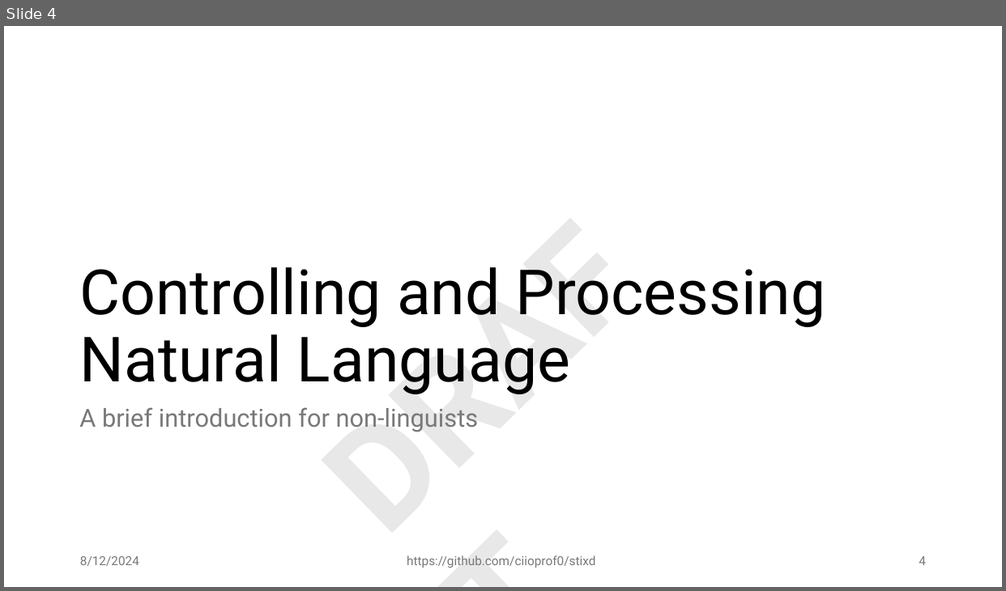
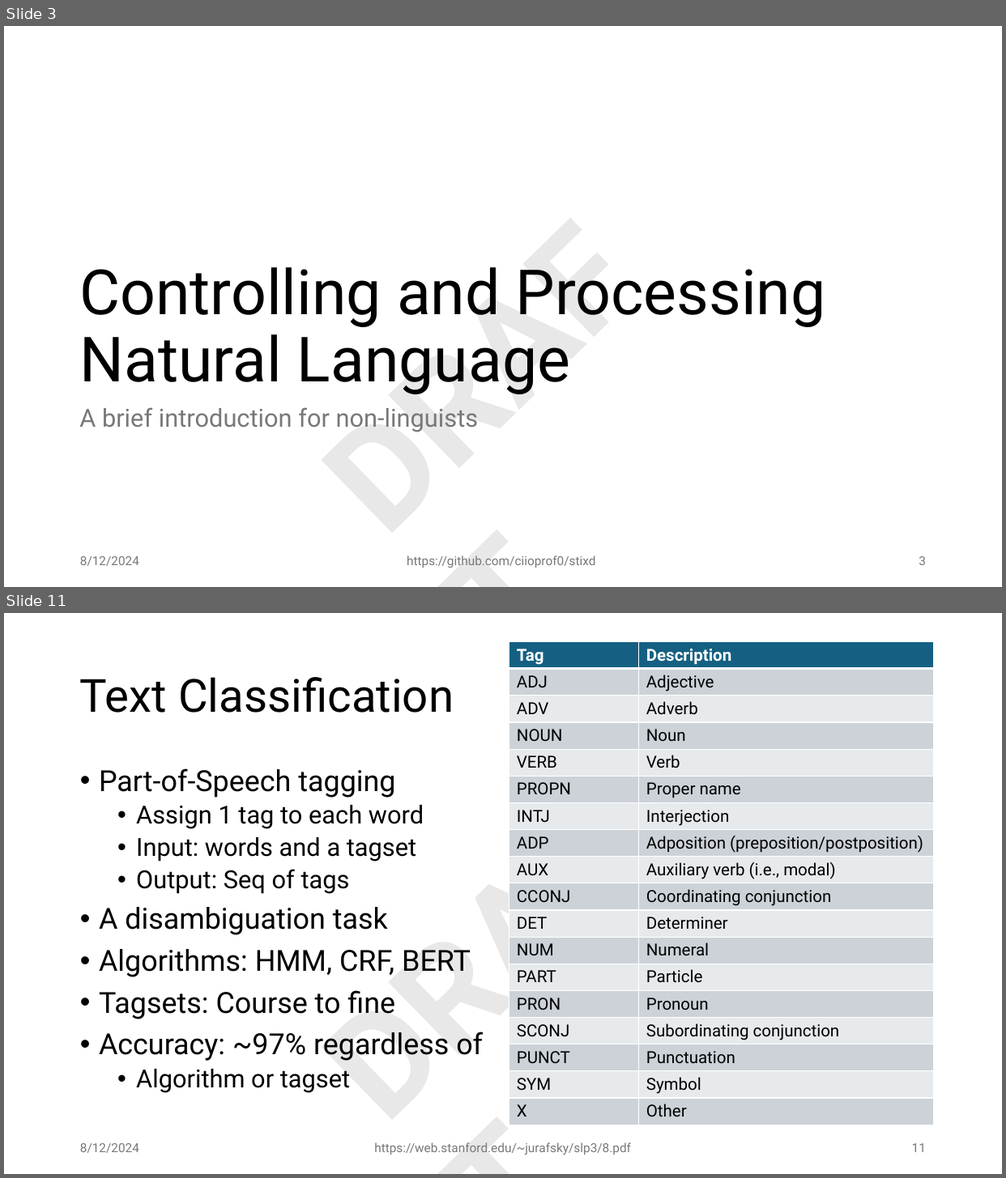
Before and after one commit to ciioprof0/stixd, a slide deck: docs/stixd_demo.pptx. Shown one above the other, each under a label of ours: slide 4 before the commit, slides 3 and 11 after it; the slides between them are not shown. The pictures are 1006x591 and 1006x1178 pixels, drawn with LibreOffice and Linux fonts; fonts in the diff are those of the drawing. Boxes give left, top, right and bottom in pixels: in the first picture for what was removed or moved away, otherwise in the second. Text is boxed around its words. In the diff, an @@ line names an element or a change of style, - is before the commit and + after.

```diff
--- a/docs/stixd_demo.pptx
+++ b/docs/stixd_demo.pptx
@@ slide 11 added at [4, 613, 1002, 1174], background #FFFFFF; not listed: 1 template element that a slide beside it also shows @@
@@ table added at [509, 642, 934, 1136], 18 rows, 2 columns @@
+Tag | Description
+ADJ | Adjective
+ADV | Adverb
+NOUN | Noun
+VERB | Verb
+PROPN | Proper name
+INTJ | Interjection
+ADP | Adposition (preposition/postposition)
+AUX | Auxiliary verb (i.e., modal)
+CCONJ | Coordinating conjunction
+DET | Determiner
+NUM | Numeral
+PART | Particle
+PRON | Pronoun
+SCONJ | Subordinating conjunction
+PUNCT | Punctuation
+SYM | Symbol
+X | Other
@@ title added at [80, 677, 454, 713], 44 pt, text #000000 @@
+Text Classification
@@ text added at [99, 769, 483, 1093], 28 pt, text #000000 @@
+• Part-of-Speech tagging
+  • Assign 1 tag to each word
+  • Input: words and a tagset
+  • Output: Seq of tags
+• A disambiguation task
+• Algorithms: HMM, CRF, BERT
+• Tagsets: Course to fine
+• Accuracy: ~97% regardless of
+  • Algorithm or tagset
@@ text added at [80, 1144, 139, 1153], 12 pt, text #797979 @@
+8/12/2024
@@ text added at [374, 1143, 631, 1155], 12 pt, text #797979 @@
+https://web.stanford.edu/~jurafsky/slp3/8.pdf
@@ page number added at [912, 1144, 926, 1152], 12 pt, text #797979 @@
+11
@@ what was slide 4 is now slide 3 @@
@@ page number at [918, 557, 926, 565]: text changed @@
-4
+3
```
Also in this commit, not shown: 12 slides changed, 2 other slides added, 1 slide removed.
